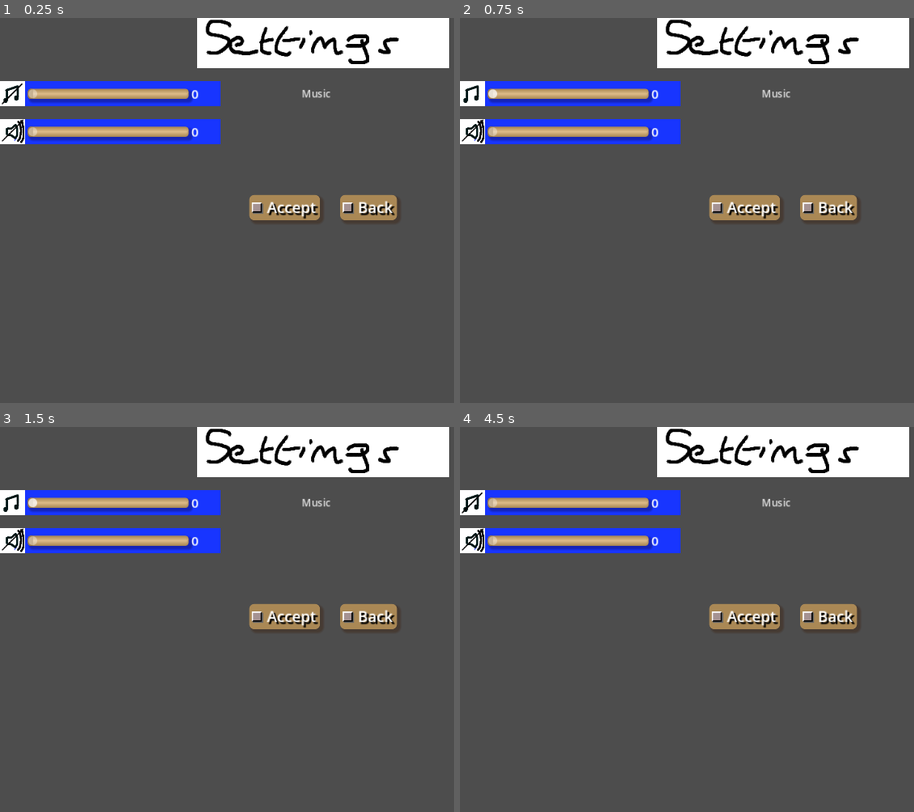
Above: before the commit, frames 1-4 (two rows, left to right).
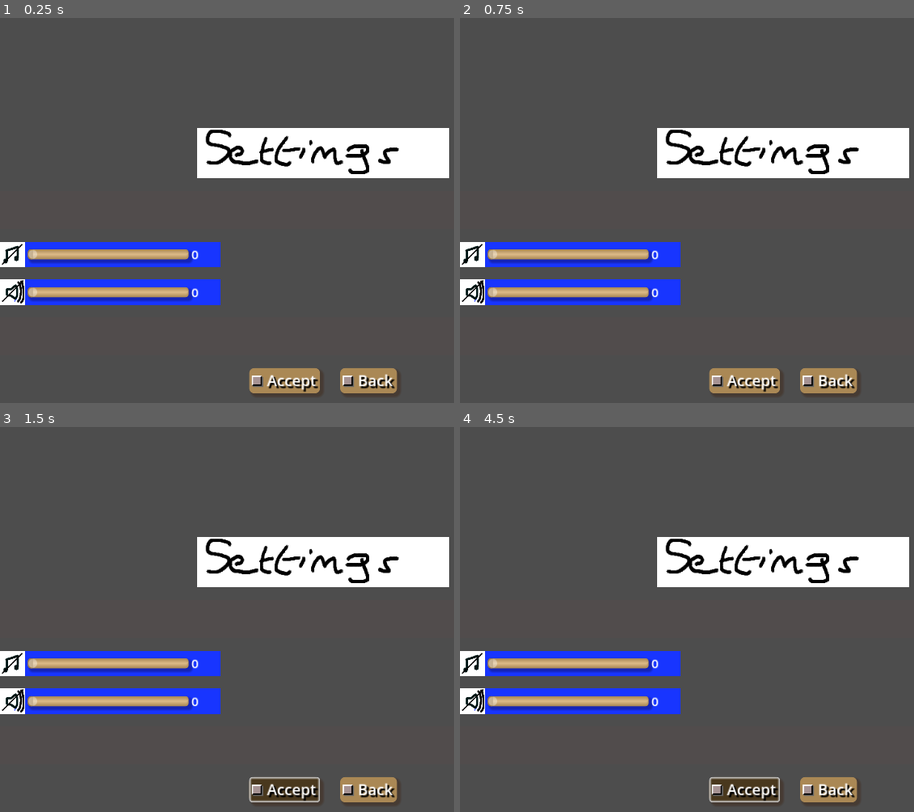
Above: after the commit, the same moments.

Repository: Infini-Creation/Ishid-O-Matic_Reborn
Game: Godot game, scene res://Scenes/SettingsMenu/Controls.tscn
Two runs of this game, one before a commit and one after it. Both use one fixed random seed, a clock stepped at 60 frames per second and the inputs below. This scene is started directly instead of the project's main scene.
Inputs (mouse positions are in pixels of both pictures, inside the frame that each line leads up to):
- Up to frame 1 (0.25 s): no input
- Up to frame 2 (0.75 s): click (473, 95) at 0.52 s
- Up to frame 3 (1.5 s): click (286, 788) at 1.27 s
- Up to frame 4 (4.5 s): click (464, 577) at 2.02 s; click (464, 577) at 2.77 s; click (469, 577) at 3.52 s; click (473, 504) at 4.27 s

The runs differ from the first frame. In frame 1, 31% of the frame differs, in the area x 0-99%, y 0-99%; in frame 2, 31%; in frame 3, 31%; in frame 4, 31%.
Error before the commit: Invalid type in function 'connect' in base 'PopupMenu'. Cannot convert argument 2 from Object to Callable. (res://Scripts/Menus/MainMenuButtons.gd:9)

Commit message:
script fixed
and some little minor changes (disable/hide potential future items)

Diff:
--- a/project/Scenes/SettingsMenu/Controls.tscn
+++ b/project/Scenes/SettingsMenu/Controls.tscn
@@ -1,7 +1,7 @@
 [gd_scene load_steps=12 format=3 uid="uid://ctdrgy6uwl05v"]
 
 [ext_resource type="Theme" uid="uid://0js83h3tu5ft" path="res://ishido-base.tres" id="1_plfsj"]
-[ext_resource type="Script" path="res://Scripts/Menus/MainMenuButtons.gd" id="2_f2ex5"]
+[ext_resource type="Script" path="res://Scripts/Menus/SettingsMenuButtons.gd" id="2_kgucl"]
 [ext_resource type="PackedScene" uid="uid://b1y0ceoptlyy8" path="res://Scenes/SettingsMenu/settings_music_volume.tscn" id="3_o0fjc"]
 [ext_resource type="Texture2D" uid="uid://baynxgvxhhm4j" path="res://Arts/Gfx/Menu/settings-menu-tittle.png" id="3_tdvwc"]
 [ext_resource type="Script" path="res://Scripts/Menus/Settings-MenuButton.gd" id="4_ajwwx"]
@@ -22,23 +22,31 @@
 grow_vertical = 2
 size_flags_horizontal = 4
 theme = ExtResource("1_plfsj")
-script = ExtResource("2_f2ex5")
+script = ExtResource("2_kgucl")
 
 [node name="ButtonsGroup" type="VBoxContainer" parent="."]
 layout_mode = 1
-anchors_preset = 15
+anchors_preset = 14
+anchor_top = 0.5
 anchor_right = 1.0
-anchor_bottom = 1.0
+anchor_bottom = 0.5
+offset_top = -130.0
+offset_bottom = 130.0
 grow_horizontal = 2
 grow_vertical = 2
 theme_override_constants/separation = 20
-metadata/_edit_use_anchors_ = true
+alignment = 1
 
 [node name="Settings Label" type="TextureRect" parent="ButtonsGroup"]
 layout_mode = 2
 size_flags_horizontal = 4
 size_flags_vertical = 0
 texture = ExtResource("3_tdvwc")
+
+[node name="DummySpacer" type="ColorRect" parent="ButtonsGroup"]
+custom_minimum_size = Vector2(0, 60)
+layout_mode = 2
+color = Color(0.588235, 0.294118, 0.286275, 0.0588235)
 
 [node name="Music Row" type="HBoxContainer" parent="ButtonsGroup"]
 layout_mode = 2
@@ -50,6 +58,7 @@
 layout_mode = 2
 
 [node name="MenuButton" type="MenuButton" parent="ButtonsGroup/Music Row"]
+visible = false
 layout_mode = 2
 text = "Music"
 item_count = 2
@@ -69,17 +78,16 @@
 layout_mode = 2
 
 [node name="Hints-Language Row" type="HBoxContainer" parent="ButtonsGroup"]
+visible = false
 layout_mode = 2
 size_flags_horizontal = 0
 
 [node name="Hints Icon" type="TextureRect" parent="ButtonsGroup/Hints-Language Row"]
-visible = false
 layout_mode = 2
 texture = ExtResource("6_eubcd")
 expand_mode = 3
 
 [node name="Hints Type" type="MenuButton" parent="ButtonsGroup/Hints-Language Row"]
-visible = false
 layout_mode = 2
 text = "Hint"
 item_count = 4
@@ -113,6 +121,11 @@
 layout_mode = 2
 stretch_mode = 5
 
+[node name="DummySpacer2" type="ColorRect" parent="ButtonsGroup"]
+custom_minimum_size = Vector2(0, 60)
+layout_mode = 2
+color = Color(0.588235, 0.294118, 0.286275, 0.0588235)
+
 [node name="Bottom Buttons Row" type="HBoxContainer" parent="ButtonsGroup"]
 layout_mode = 2
 size_flags_horizontal = 4
@@ -126,5 +139,7 @@
 layout_mode = 2
 script = ExtResource("9_o5jsf")
 
+[connection signal="settings_updated" from="ButtonsGroup/Music Row/MusicVolume" to="." method="_on_music_volume_settings_updated"]
+[connection signal="settings_updated" from="ButtonsGroup/Sound Row/SoundVolume" to="." method="_on_sound_volume_settings_updated"]
 [connection signal="settings_save_requested" from="ButtonsGroup/Bottom Buttons Row/AcceptItem" to="." method="_on_accept_item_settings_save_requested"]
 [connection signal="settings_revert_requested" from="ButtonsGroup/Bottom Buttons Row/BackItem" to="." method="_on_back_item_settings_revert_requested"]
